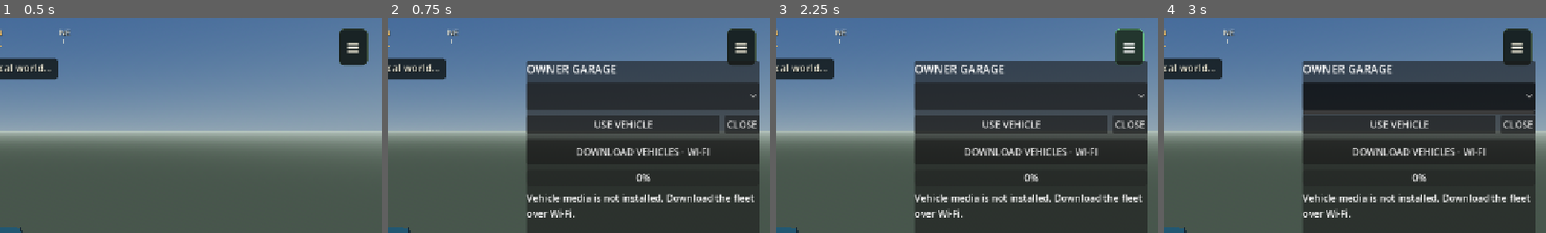
Above: before the commit, frames 1-4 (left to right).
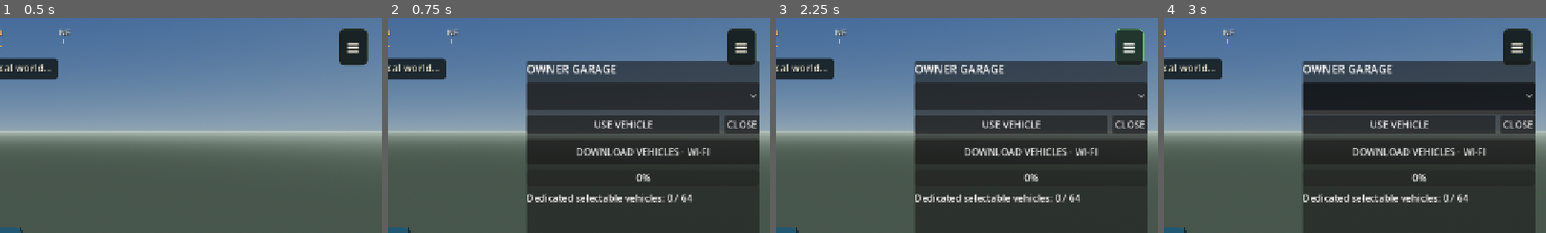
Above: after the commit, the same moments.

Repository: rell28194-rgb/yardman
Game: Godot game, scene res://main.tscn
Same seed, same stepped clock (60 frames per second), same inputs: the game is played once before the commit and once after it.
Inputs (mouse positions are % of the whole screen's width and height, from its top left):
- Up to frame 1 (0.5 s): no input
- Up to frame 2 (0.75 s): tap Enter (ym_garage_confirm) at 0.5 s; move the mouse to (72, 45) at 0.52 s; hold Right (ui_right) from 0.53 s (still down); hold G (ym_garage) from 0.53 s (still down); click (72, 45) at 0.67 s
- Up to frame 3 (2.25 s): release Right (ui_right) at 1.25 s; release G (ym_garage) at 1.25 s; click "USE VEHICLE" at 1.25 s; click "≡" at 2 s
- Up to frame 4 (3 s): click (83, 18) at 2.77 s
The pictures show only the part of the screen within x 50-100%, y 0-50%; the shares and areas given below are measured in that part.

Frame 1 is identical in both runs. In frame 2, 1.6% of the frame differs, in the area x 36-96%, y 81-93%; in frame 3, 1.6%; in frame 4, 1.6%.

Commit message:
gameplay: mount reliable garage access

Diff:
--- a/godot/main.tscn
+++ b/godot/main.tscn
@@ -22,9 +22,13 @@
 [ext_resource path="res://scripts/near_field_driveway_runtime.gd" type="Script" id="20"]
 [ext_resource path="res://scripts/beta1_industrial_barrel_runtime.gd" type="Script" id="21"]
 [ext_resource path="res://scripts/beta1_roadside_point_runtime.gd" type="Script" id="22"]
+[ext_resource path="res://scripts/garage_access_runtime.gd" type="Script" id="23"]
 
 [node name="Yardman" type="Node3D"]
 script = ExtResource("1")
+
+[node name="GarageAccess" type="Node" parent="."]
+script = ExtResource("23")
 
 [node name="RoadStructureCollision" type="Node" parent="."]
 script = ExtResource("2")
Not shown: 1 places in godot/main.tscn that only renumber resources
